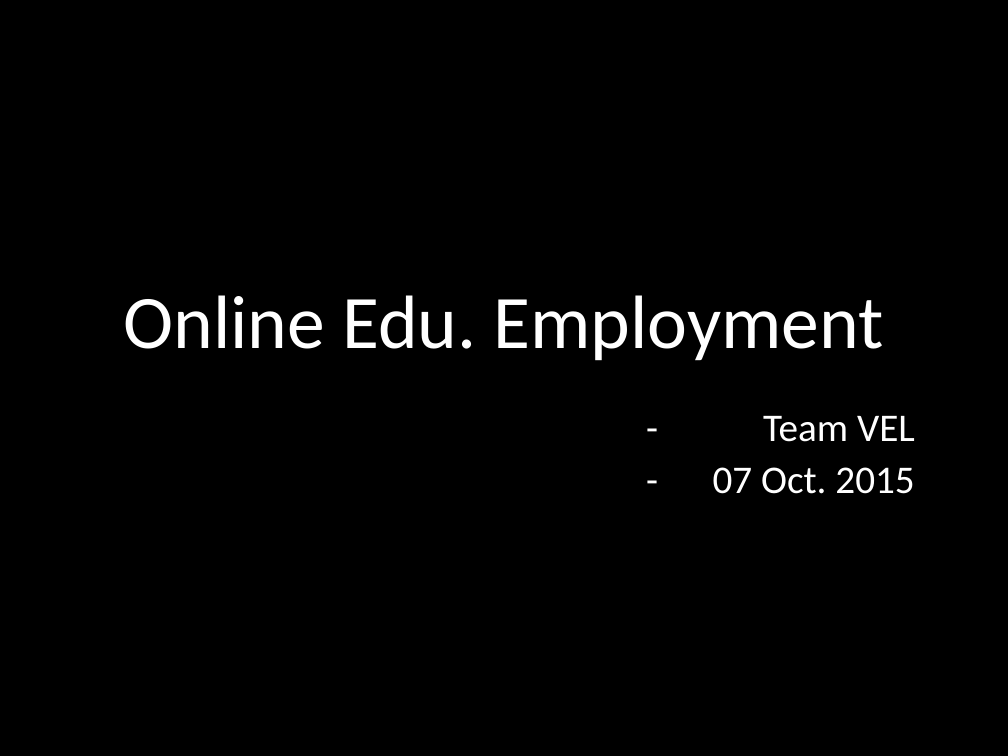
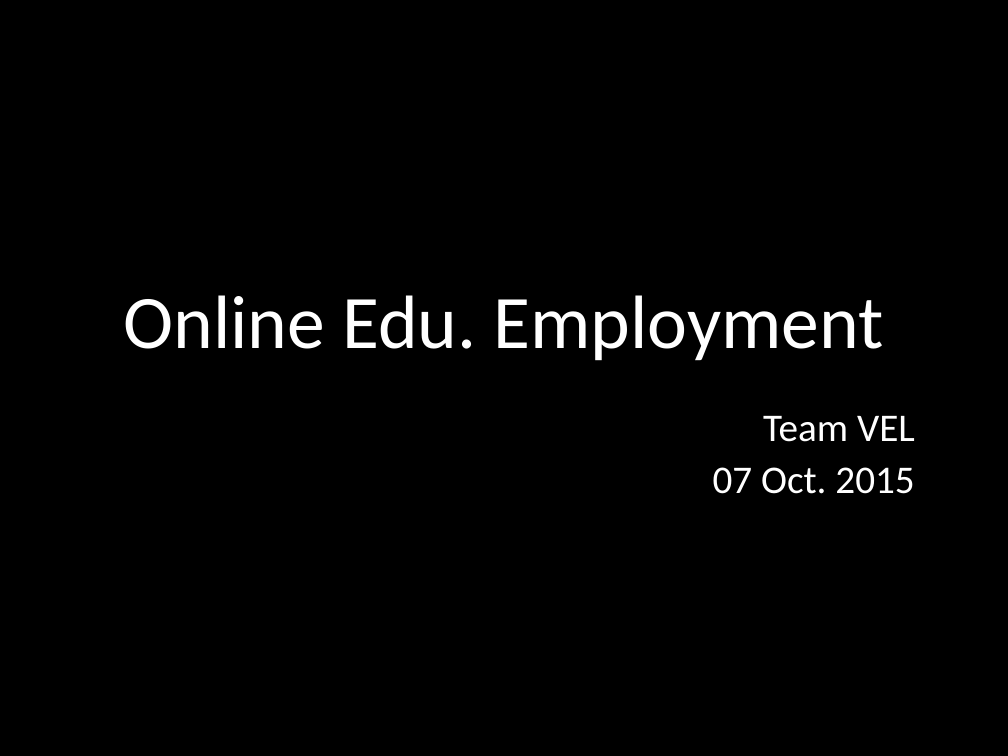
Before and after one commit to yadwinds/761_VEL, a slide deck: slide 1 of PCB/09 Final/Final Presentation (VEL).pptx. Drawn at 1008x756 pixels with LibreOffice and Linux fonts; fonts in the diff are those of the drawing; background and template pictures are left out. Boxes give left, top, right and bottom in pixels: in the first picture for what was removed or moved away, otherwise in the second. Text is boxed around its words. In the diff, an @@ line names an element or a change of style, - is before the commit and + after.

```diff
--- a/PCB/09 Final/Final Presentation (VEL).pptx
+++ b/PCB/09 Final/Final Presentation (VEL).pptx
@@ text removed at [583,397,668,494] @@
--
--
```
Also in this commit, not shown: 4 other slides changed.
